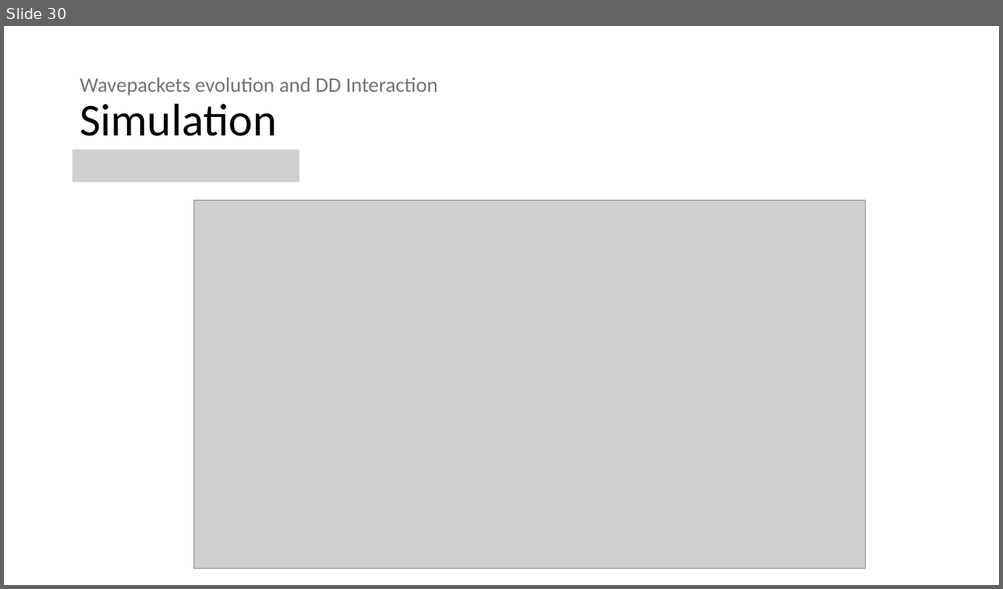
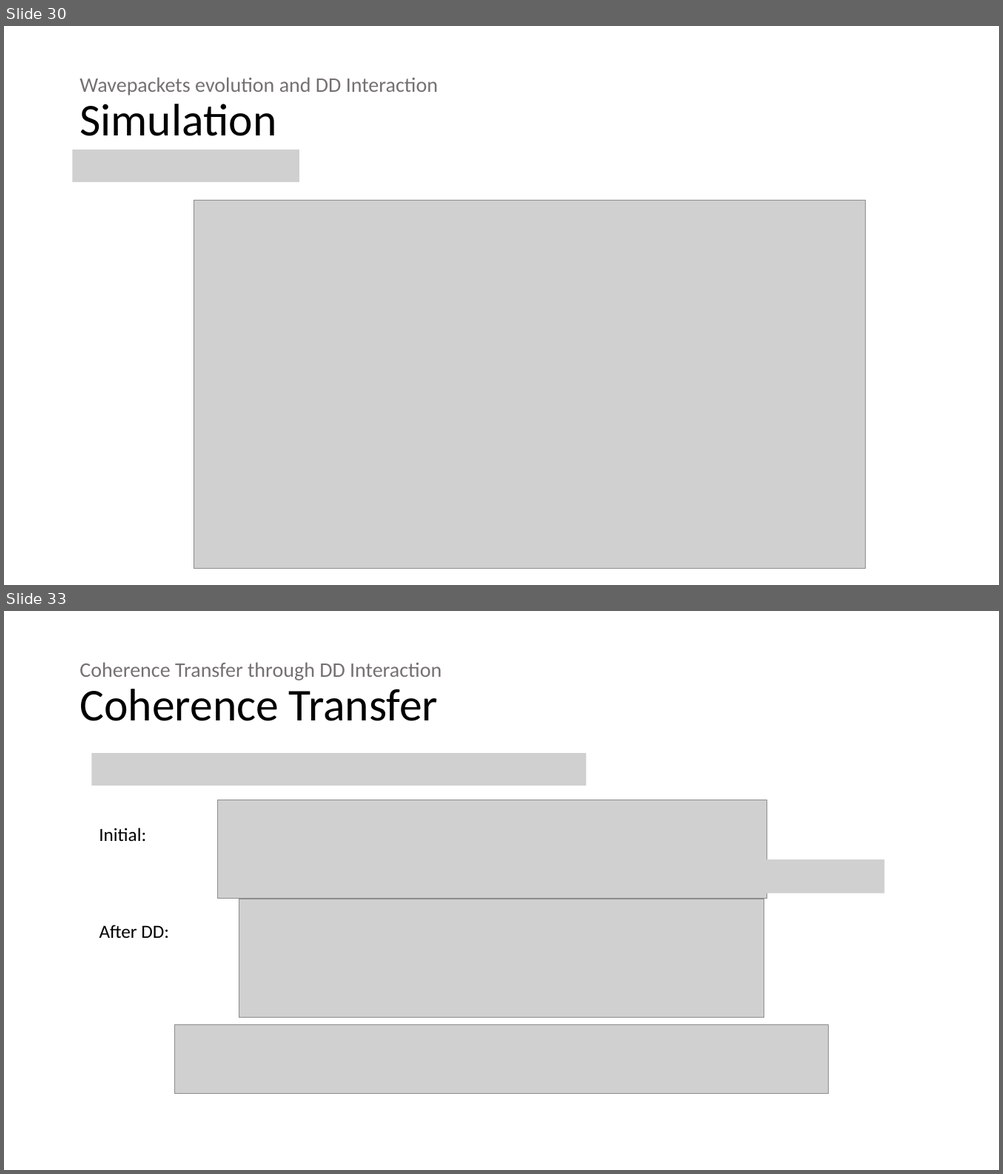
Before and after one commit to 545zhou/PHD-thesis, a slide deck: Presentation1.pptx. Shown one above the other, each under a label of ours: slide 30 before the commit, slides 30 and 33 after it; the slides between them are not shown. The pictures are 1003x589 and 1003x1174 pixels, drawn with LibreOffice and Linux fonts; fonts in the diff are those of the drawing; grey boxes stand for pictures. Boxes give left, top, right and bottom in pixels: in the first picture for what was removed or moved away, otherwise in the second. Text is boxed around its words. In the diff, an @@ line names an element or a change of style, - is before the commit and + after.

```diff
--- a/Presentation1.pptx
+++ b/Presentation1.pptx
@@ slide 33 added at (x1=4, y1=611, x2=999, y2=1170), background #FFFFFF @@
@@ title added at (x1=79, y1=662, x2=441, y2=721), 20 pt, text #767171 @@
+Coherence Transfer through DD Interaction
+Coherence Transfer
@@ picture added at (x1=92, y1=754, x2=586, y2=786) @@
@@ picture added at (x1=217, y1=800, x2=766, y2=899) @@
@@ text added at (x1=99, y1=828, x2=146, y2=841), 18 pt, text #000000 @@
+Initial:
@@ picture added at (x1=709, y1=860, x2=885, y2=893) @@
@@ picture added at (x1=239, y1=899, x2=764, y2=1019) @@
@@ text added at (x1=99, y1=925, x2=169, y2=938), 18 pt, text #000000 @@
+After DD:
@@ picture added at (x1=174, y1=1026, x2=828, y2=1094) @@
```
Also in this commit, not shown: 2 slides changed, 8 other slides added, 1 slide removed.
